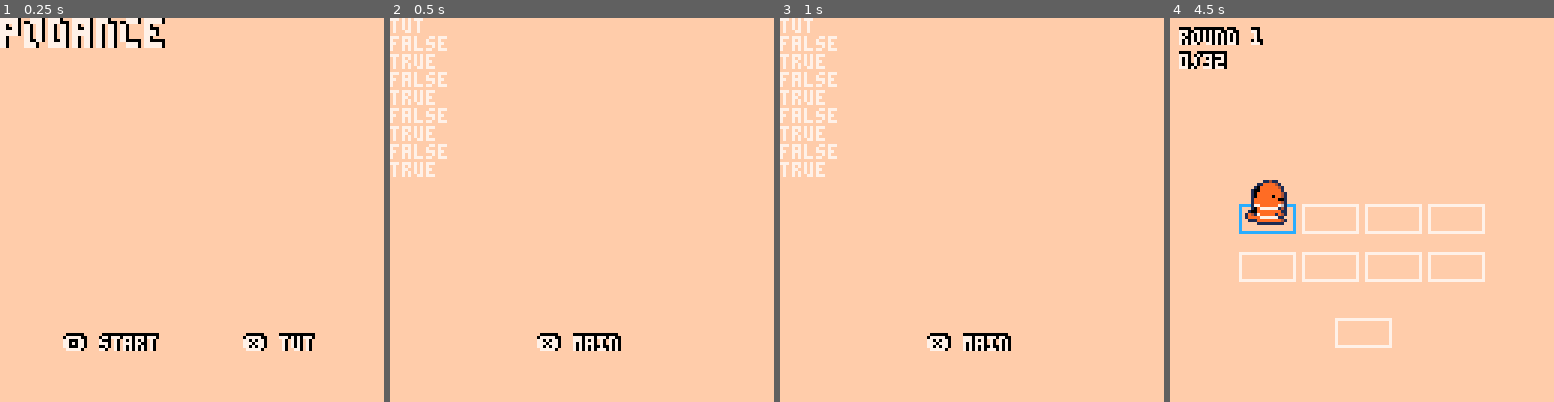
Above: before the commit, frames 1-4 (left to right).
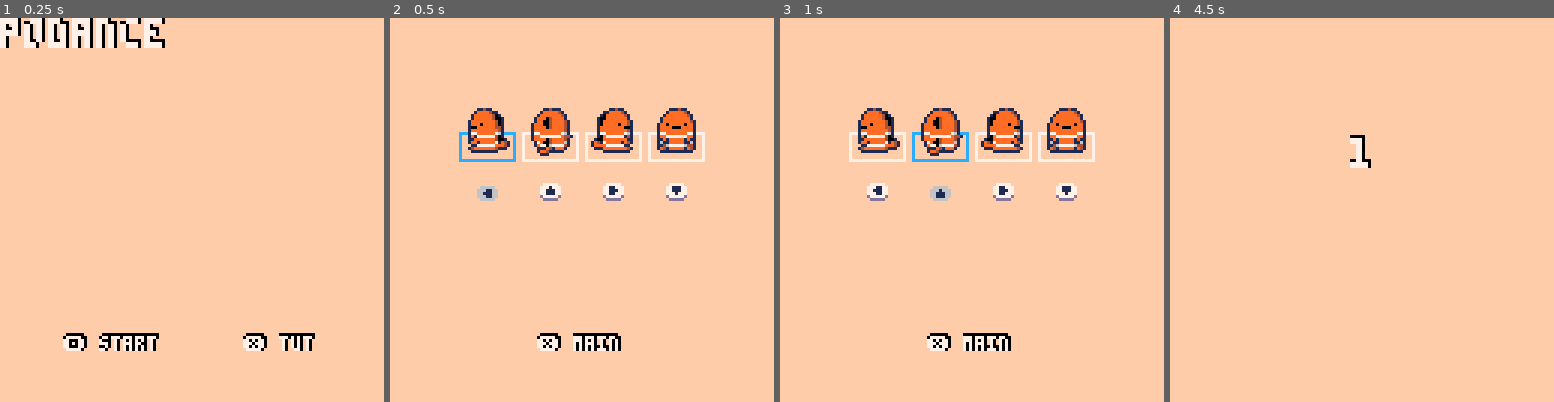
Above: after the commit, the same moments.

Repository: hyongew/pico8
Game: PICO-8 cartridge podance.p8
The game is run twice, just before and just after one commit, with the same random seed, the same clock (stepped at 60 frames per second) and the same inputs.
Inputs:
- Up to frame 1 (0.25 s): no input
- Up to frame 2 (0.5 s): tap X (X key) at 0.33 s
- Up to frame 3 (1 s): tap O (Z key) at 0.7 s
- Up to frame 4 (4.5 s): tap X (X key) at 1.07, 1.85, 2.97, 4.08 s; hold Right 1.6-2.1 s; tap O (Z key) every 0.4 s from 1.7 to 4.1 s; hold Up 2.15-2.42 s; hold Right 2.47-3.03 s; hold Left 3.08-3.58 s; hold Down 3.63-3.97 s; hold Right from 4.02 s (still down)

Frame 1 is identical in both runs. In frame 2, 8.3% of the frame differs, in the area x 0-83%, y 0-48%; in frame 3, 8.3%; in frame 4, 5.6%.

Commit message:
Add tutorial, refactor for configurable speed

Diff:
--- a/podance.p8
+++ b/podance.p8
@@ -19,11 +19,13 @@
 		moves={sp,x,y}
 		movesets={d,hide,flep}
 	]]
-	inround,correct,sounded=
+	instage,correct,sounded=
 	false,nil,false
 	rotanim,animend=
 	{2,3,1,0},24 --#moves*2+8
 	csp,csp0=65,65	--curtain anim
+	spd=15
+	spdl,spdh=spd\2-1,spd\2+1
 	smoke={}
 end
 
@@ -35,19 +37,18 @@
 		if (btnp(❎)) state="tut"
 
 	elseif state=="tut" then
-		if f==0	then
-			log("\n")
-			movesets={}
-			stage=2
-			step=4
-			initmovesets()
-		end
-		if (f!=1) f=1
+		if (f%spd==0) sfx(0)
+		f+=1
+		if (f==spd*4) f=0
 		if (btnp(❎)) state="main"
 
 	elseif state=="hold" then
-		f=0
-		if (btnp(🅾️))	state="rdy"
+		f+=1
+		if (f==spd*4) f=0
+		if (btnp(🅾️)) then
+			f=0
+			state="rdy"
+		end
 		if (btnp(❎)) state="quit"
 
 	elseif state=="quit" then
@@ -55,7 +56,7 @@
 		if (btnp(❎)) state="main"
 
 	elseif state=="rdy" then
-		if f<80 then
+		if f<spd*8 then
 			f+=1
 		else
 			moves,movesets,movesp,
@@ -64,14 +65,14 @@
 			stage+=1
 			initmovesets()
 			state="go"
-			inround=true
+			instage=true
 		end
 
 		if f==1
-		or f==21
-		or f==41 then
+		or f==spd*2+1
+		or f==spd*4+1 then
 			sfx(5)
-		elseif f==61 then
+		elseif f==spd*6+1 then
 			sfx(6)
 		end
 
@@ -100,13 +101,27 @@
 		)
 
 	elseif state=="tut" then
-		print("tut")
-		for move in all(movesets[step]) do
-			print(tostr(move.hide))
+		local ms={⬅️,⬆️,➡️,⬇️}
+		local tstep=f\spd+1
+		for i=1,4 do
+			local c=7
+			if (tstep==i) c=12
+			drawsq(getx(i),gety(i)-24,c)
+			spr(
+				getsp(ms[i]),
+				getx(i),
+				gety(i)-24,
+				2,2
+			)
+			local off=41
+			if (tstep==i) off=57
+			spr(ms[i]+off,
+				getx(i)+4,
+				gety(i))
 		end
 		print(style..
 			"❎ main",
-			49,106
+			49,106,7
 		)
 
 	elseif state=="hold" then
@@ -124,9 +139,9 @@
 		)
 
 	elseif state=="rdy" then
-		if f<60 then
+		if f<spd*6 then
 			print(big..style..
-				3-f\20,
+				3-f\(spd*2),
 				60,40
 			)
 		else
@@ -152,9 +167,9 @@
 --main game loop
 function updategame()
 	--gameplay
-	if inround then
+	if instage then
 		--update step
-		if f%10==0 then
+		if f%spd==0 then
  		correct=nil
  		sounded=false
 			step+=1
@@ -167,7 +182,7 @@
 			end
 
  		if round==#movesets+1 then
- 			inround=false
+ 			instage=false
  			return
  		end
 
@@ -196,7 +211,8 @@
 		--user move
 		if step>=9 then
 			--input timeframe
-			if f%10>6 or f%10<4 then
+			if f%spd>spdh
+			or f%spd<spdl then
 	 			if correct==nil then
 	 				movesp=checkmove(
 	 					movesets[round]
@@ -206,7 +222,7 @@
 	 		--check input
  			else
  				if correct==true
- 				and f%10==4 then
+ 				and f%spd==spdl then
  					score+=1
  				end
 
@@ -236,14 +252,14 @@
 			sfx(4)
 		end
 
-		local spd=42
+		local g=42
 		local fspd=3
 
 		--rotate the potate
 		if f%fspd==0 then
 			for i,move in pairs(moves)
 			do
-				if (step==i*2)	move.dy=-spd
+				if (step==i*2)	move.dy=-g
 
 				if step>animend then
 					move.sp=7
@@ -260,7 +276,7 @@
 		--jump for joy
 		for move in all(moves) do
 			if move.dy
-			and move.dy<=spd do
+			and move.dy<=g do
 				--[[	doing it this way
 						because getting strange
 						0.001 or 0.999 values
@@ -279,18 +295,19 @@
 			else
 				total+=score
 				state="hold"
+				f=0
 			end
 		end
 	end
 
 	--update smoke
 	local mult=
-	inround and 0.8 or 0.2
+	instage and 0.8 or 0.2
 	for p in all(smoke) do
 		p.x+=p.dx*mult
   	p.y+=p.dy*mult
   	p.act-=
-  	inround and 1 or 0.2
+  	instage and 1 or 0.2
   	if (p.act<0) del(smoke,p)
 	end
 
@@ -300,7 +317,7 @@
 
 function drawgame()
 	--print(step)
-	if inround then
+	if instage then
 		print(style..
 			"round "..round,
 			3,4
@@ -319,7 +336,7 @@
 	--draw base 2x4 grid
 	for i=1,8 do
 		local c=7
-		if inround
+		if instage
 		and ceil(step%8.1)==i then
 			c=12
 		end
@@ -369,9 +386,9 @@
 
 	--draw player
 	drawsq(57,92,7)
-	if inround
-	and f%10<4
-	and step>=9
+	if instage
+	and f%spd<spdl
+	and (step>=9 or f<spdl)
 	and movesp then
 		local c=movesp==9 and 8 or 11
 		drawsq(57,92,c)
@@ -386,7 +403,7 @@
 	end
 
  --wrap up
-	if not inround
+	if not instage
 	and step>animend then
 		print(big..style..
 			"stage end!",
@@ -431,7 +448,6 @@
 		local hides,fleps={},{}
 		if stage==2 or stage==4 then
 			hides=getmodmoves(i)
-			log(hides)
 		end
 		if stage==3 or stage==4 then
 			fleps=getmodmoves(i)
@@ -456,13 +472,13 @@
 
 
 function getrndmove()
-	local allmoves={⬅️,➡️,⬆️,⬇️}
-	return allmoves[flr(rnd(4))+1]
+	local ms={⬅️,➡️,⬆️,⬇️}
+	return ms[flr(rnd(4))+1]
 end
 
 
 function getmodmoves(n)
-	local nums={1,2,3,4,5,6,7,8}
+	local nums={1,2,3,4,5,6,7}
 	local modmoves={}
 	for i=1,n do
 		local sel=flr(rnd(#nums))+1
@@ -577,22 +593,22 @@
 00000000e1499999994111eee1119999999941eeeee1119419991eeee1941999991941eeee1999999911941ee14ddd000ddd41eeeeeeeeeeeeeee7ee00000000
 00000000ee111111111eeeeeeeee111111111eeeeee199411111eeeeee11111111111eeeeee1111111ee11eee1441444441421eeeeeeeeeeeeee7eee00000000
 00000000eeeeeeeeeeeeeeeeeeeeeeeeeeeeeeeeeeee111eeeeeeeeeeeeeeeeeeeeeeeeeeeeeeeeeeeeeeeeeee11111111111eeeeeeeeeeeeeeeeeee00000000
-00000000eeee11211eeeeeeeeeeeee11211eeeeeeeeee112111eeeeeeeeee111211eeeee00000000000000000000000000000000000000000000000000000000
-00000000eee14444211eeeeeeeee11444421eeeeeeee14444421eeeeeeee14444421eeee00000000000000000000000000000000000000000000000000000000
-00000000ee1444444201eeeeeee1044444421eeeeee1444444421eeeeee1444444421eee00000000000000000000000000000000000000000000000000000000
-00000000ee14444442001eeeee10044444441eeeee14440244441eeeee14444444441eee00000000000000000000000000000000000000000000000000000000
-00000000e144444444201eeeee104444444421eeee144002444421eeee144444444421ee00000000000000000000000000000000000000000000000000000000
-00000000e144404444201eeeee104444404421eee1444002444421eee1440444440441ee00000000000000000000000000000000000000000000000000000000
-00000000e100444444221eeeee144444444001eee1444402444421eee1444400044441ee00000000000000000000000000000000000000000000000000000000
-00000000e144444444421eeeee144444444421eee1444444444421eee1444444444441ee00000000000000000000000000000000000000000000000000000000
-00000000e1664444446d1eeeee1664444446d1eee16644444446d1eee1664444444661ee00000000000000000000000000000000000000000000000000000000
-00000000e141666666201eeeee104666666121eee14466666664221ee1446666666441ee00000000000000000000000000000000000000000000000000000000
-00000000e1144444442001eee1004444444411eee1444402444421eee1141444441411ee00000000000000000000000000000000000000000000000000000000
-00000000e14414444461421e14216444441421eeee1640024444d1eee1d114444411d1ee00000000000000000000000000000000000000000000000000000000
-00000000ee1166666644421e1444466666611eeeee14660d666621eee112d66666d221ee00000000000000000000000000000000000000000000000000000000
-00000000e1244444442111eee1114444444421eeeee1114214441eeee1421444441421ee00000000000000000000000000000000000000000000000000000000
-00000000ee111111111eeeeeeeee111111111eeeeee144211111eeeeee11111111111eee00000000000000000000000000000000000000000000000000000000
-00000000eeeeeeeeeeeeeeeeeeeeeeeeeeeeeeeeeeee111eeeeeeeeeeeeeeeeeeeeeeeee00000000000000000000000000000000000000000000000000000000
+00000000eeee11211eeeeeeeeeeeee11211eeeeeeeeee112111eeeeeeeeee111211eeeeeeeeeeeeeeeeeeeeeeeeeeeeeeeeeeeee000000000000000000000000
+00000000eee14444211eeeeeeeee11444421eeeeeeee14444421eeeeeeee14444421eeeee77777eee77777eee77777eee77777ee000000000000000000000000
+00000000ee1444444201eeeeeee1044444421eeeeee1444444421eeeeee1444444421eee7771177e7711777e7771777e7711177e000000000000000000000000
+00000000ee14444442001eeeee10044444441eeeee14440244441eeeee14444444441eee7711177e7711177e7711177e7711177e000000000000000000000000
+00000000e144444444201eeeee104444444421eeee144002444421eeee144444444421ee7771177e7711777e7711177e7771777e000000000000000000000000
+00000000e144404444201eeeee104444404421eee1444002444421eee1440444440441eed77777ded77777ded77777ded77777de000000000000000000000000
+00000000e100444444221eeeee144444444001eee1444402444421eee1444400044441eeedddddeeedddddeeedddddeeedddddee000000000000000000000000
+00000000e144444444421eeeee144444444421eee1444444444421eee1444444444441eeeeeeeeeeeeeeeeeeeeeeeeeeeeeeeeee000000000000000000000000
+00000000e1664444446d1eeeee1664444446d1eee16644444446d1eee1664444444661eeeeeeeeeeeeeeeeeeeeeeeeeeeeeeeeee000000000000000000000000
+00000000e141666666201eeeee104666666121eee14466666664221ee1446666666441eeeeeeeeeeeeeeeeeeeeeeeeeeeeeeeeee000000000000000000000000
+00000000e1144444442001eee1004444444411eee1444402444421eee1141444441411eee66666eee66666eee66666eee66666ee000000000000000000000000
+00000000e14414444461421e14216444441421eeee1640024444d1eee1d114444411d1ee6661166e6611666e6661666e6611166e000000000000000000000000
+00000000ee1166666644421e1444466666611eeeee14660d666621eee112d66666d221ee6611166e6611166e6611166e6611166e000000000000000000000000
+00000000e1244444442111eee1114444444421eeeee1114214441eeee1421444441421ee6661166e6611666e6611166e6661666e000000000000000000000000
+00000000ee111111111eeeeeeeee111111111eeeeee144211111eeeeee11111111111eeee66666eee66666eee66666eee66666ee000000000000000000000000
+00000000eeeeeeeeeeeeeeeeeeeeeeeeeeeeeeeeeeee111eeeeeeeeeeeeeeeeeeeeeeeeeeeeeeeeeeeeeeeeeeeeeeeeeeeeeeeee000000000000000000000000
 00000000818181818181818e818181818181818e818181818181818e818181818181818e818181818181818e0000000000000000000000000000000000000000
 0000000011111e111e11111e12111e111e11121e121112111211121e121112111211121e121112111211121e0000000000000000000000000000000000000000
 0000000081eeeeeeeeeee18e8881eeeeeee1888e8888881e1888888e888888818888888e888888818888888e0000000000000000000000000000000000000000
